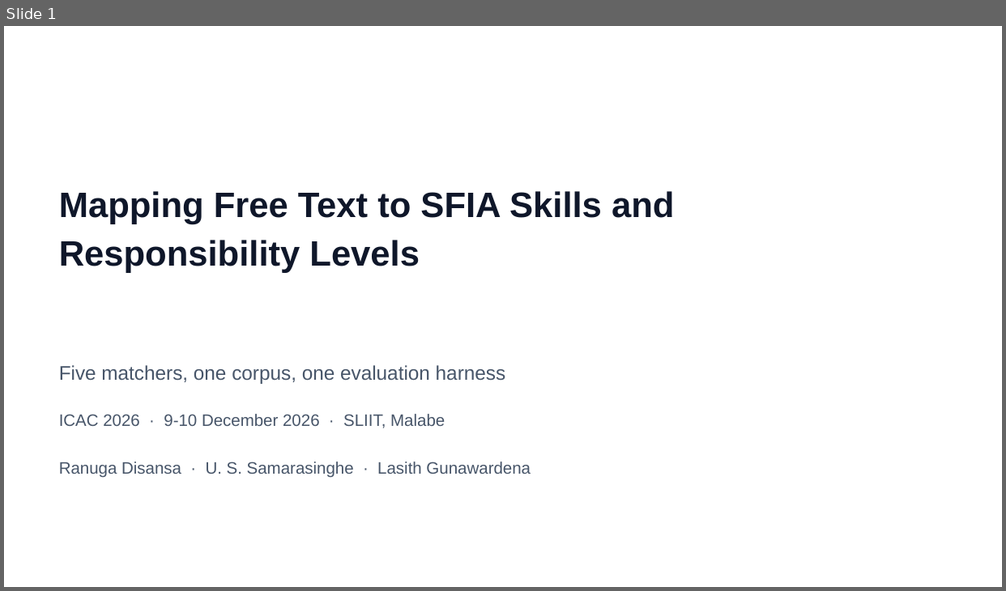
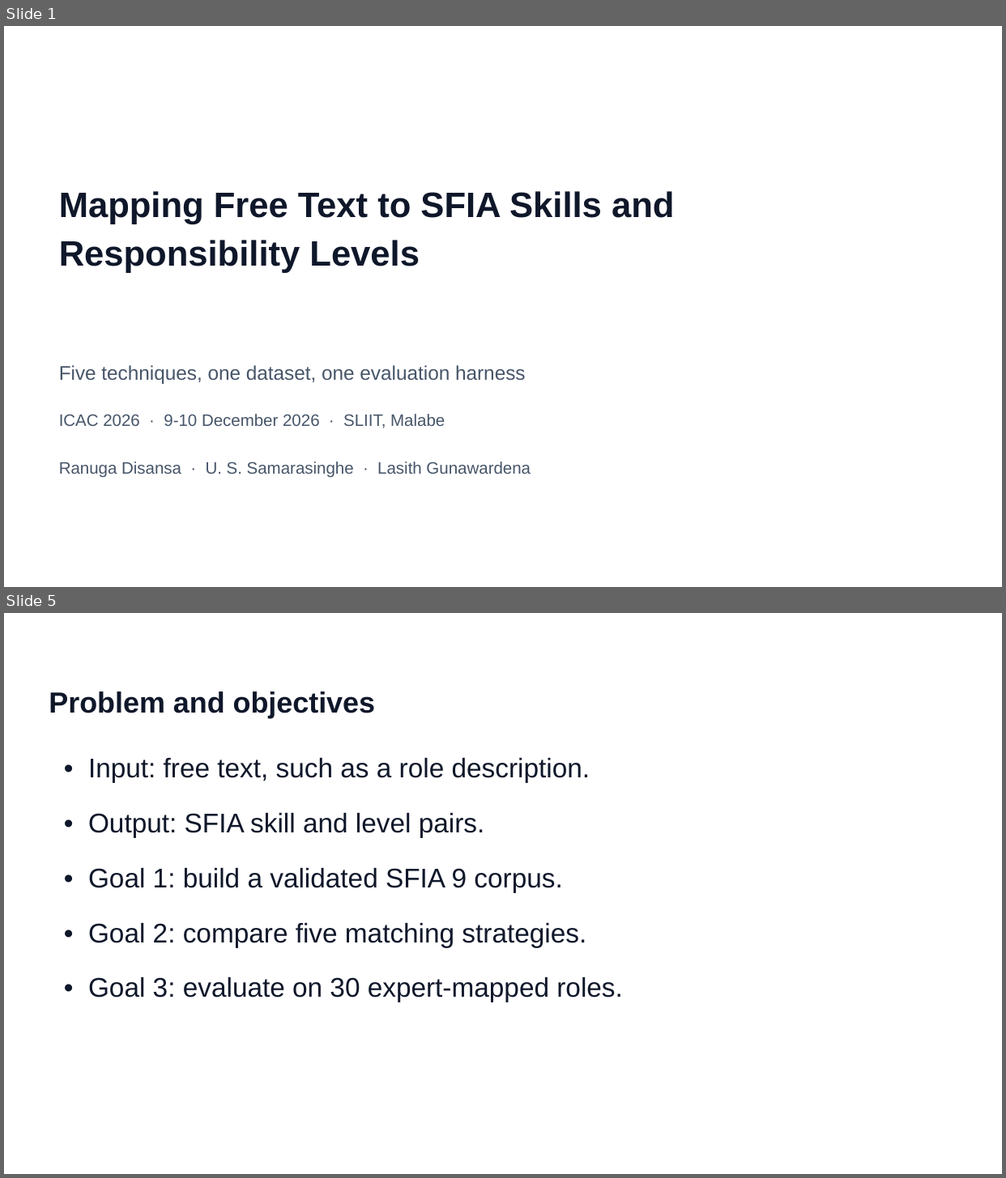
Before and after one commit to prdai/sfia-structured-skill-extraction, a slide deck: talk/deck/sfia-icac-2026.pptx. Shown one above the other, each under a label of ours: slide 1 before the commit, slides 1 and 5 after it; the slides between them are not shown. The pictures are 1006x591 and 1006x1178 pixels, drawn with LibreOffice and Linux fonts; fonts in the diff are those of the drawing. Boxes give left, top, right and bottom in pixels: in the first picture for what was removed or moved away, otherwise in the second. Text is boxed around its words. In the diff, an @@ line names an element or a change of style, - is before the commit and + after.

```diff
--- a/talk/deck/sfia-icac-2026.pptx
+++ b/talk/deck/sfia-icac-2026.pptx
@@ slide 5 added at <box>4,613,1002,1174</box>, background #FFFFFF @@
@@ text added at <box>49,692,375,718</box>, 28 pt, text #0F172A, bold @@
+Problem and objectives
@@ text added at <box>88,757,590,782</box>, 26 pt, text #0F172A @@
+• Input: free text, such as a role description.
@@ text added at <box>88,812,485,837</box>, 26 pt, text #0F172A @@
+• Output: SFIA skill and level pairs.
@@ text added at <box>88,867,562,892</box>, 26 pt, text #0F172A @@
+• Goal 1: build a validated SFIA 9 corpus.
@@ text added at <box>88,922,586,948</box>, 26 pt, text #0F172A @@
+• Goal 2: compare five matching strategies.
@@ text added at <box>88,977,623,1003</box>, 26 pt, text #0F172A @@
+• Goal 3: evaluate on 30 expert-mapped roles.
@@ slide 1 changed as well @@
@@ text at <box>59,365,526,384</box>: text changed @@
-Five matchers, one corpus, one evaluation harness
+Five techniques, one dataset, one evaluation harness
```
Also in this commit, not shown: 1 other slide changed, 9 other slides added, 16 slides removed, 5 other files.
